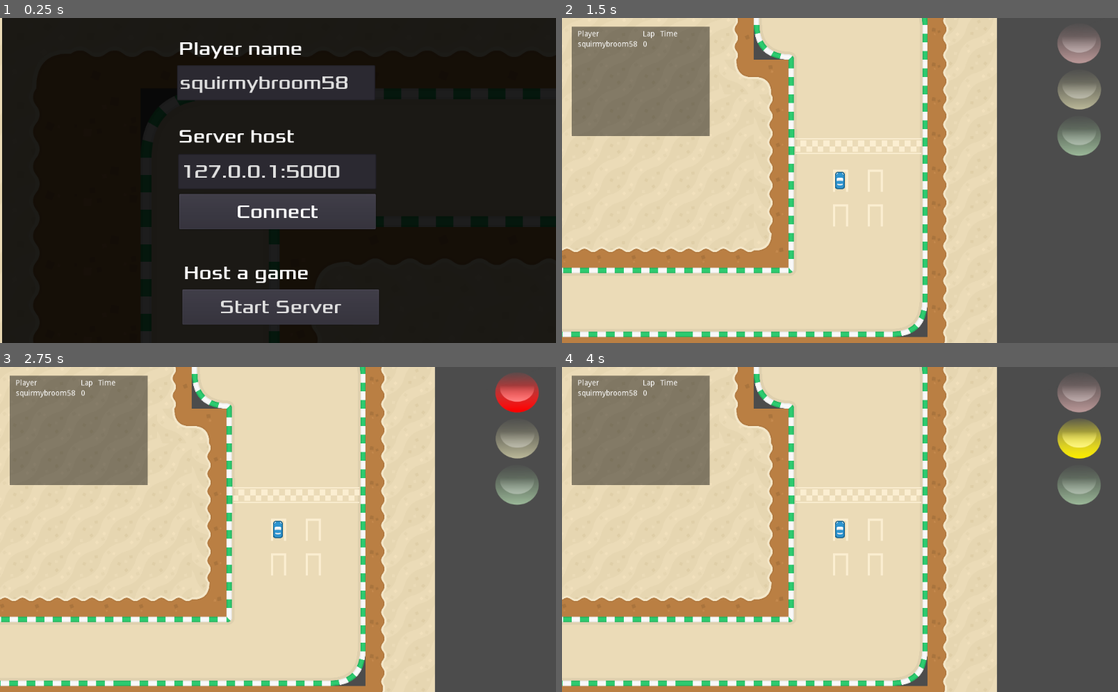
Above: before the commit, frames 1-4 (two rows, left to right).
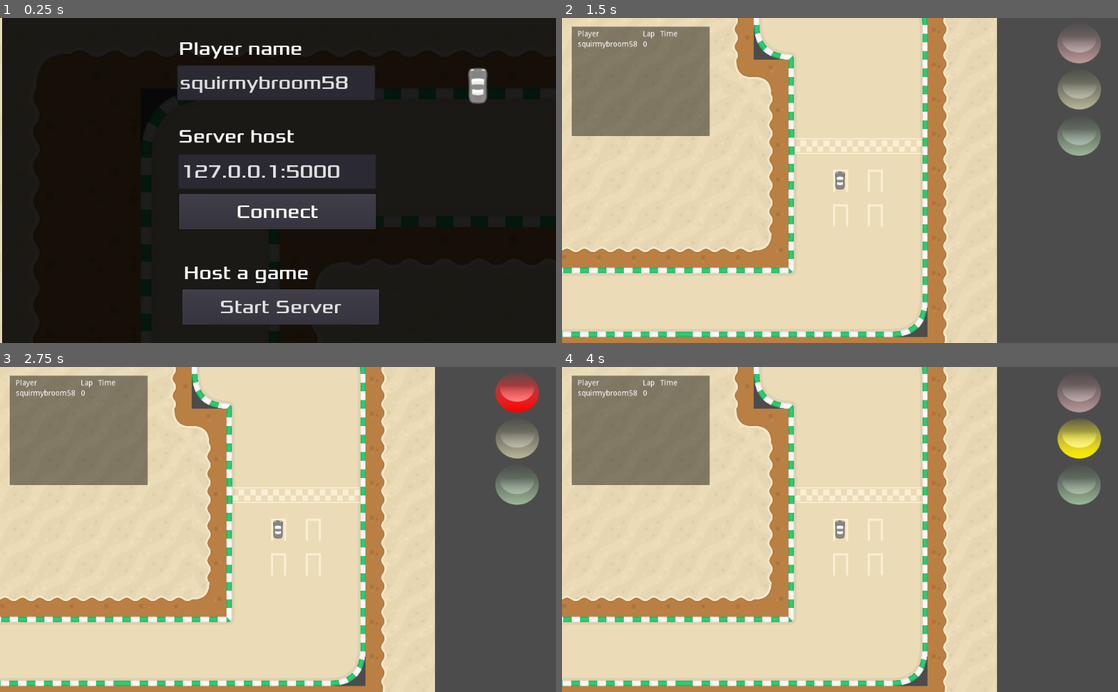
Above: after the commit, the same moments.

Repository: itjope/slide-on-slicks
Game: Godot game, scene res://World.tscn
Two runs of this game, one before a commit and one after it. Both use one fixed random seed, a clock stepped at 60 frames per second and the inputs below.
Inputs:
- Up to frame 1 (0.25 s): no input
- Up to frame 2 (1.5 s): click "Start Server" at 0.5 s; click "Start Game" at 1.25 s
- Up to frame 3 (2.75 s): tap Enter at 2 s; hold D (steer_right) from 2.03 s (still down)
- Up to frame 4 (4 s): tap Space at 2.75 s; release D (steer_right) at 2.78 s; hold S (brake) 2.78-3.53 s; hold D (steer_right) from 3.53 s (still down)

The runs differ from the first frame. In frame 1, 0.4% of the frame differs, in the area x 84-88%, y 15-27%; in frame 2, less than 0.1%; in frame 3, less than 0.1%; in frame 4, less than 0.1%.

Commit message:
Possibility to choose car

Diff:
--- a/Car.tscn
+++ b/Car.tscn
@@ -1,24 +1,27 @@
-[gd_scene load_steps=4 format=2]
+[gd_scene load_steps=6 format=2]
 
 [ext_resource path="res://Car.gd" type="Script" id=1]
-[ext_resource path="res://assets/spritesheet_vehicles.png" type="Texture" id=2]
+[ext_resource path="res://assets/cars/pickup.png" type="Texture" id=2]
+[ext_resource path="res://assets/cars/car1.png" type="Texture" id=3]
 
 [sub_resource type="CapsuleShape2D" id=1]
 radius = 19.2848
 height = 28.0694
 
+[sub_resource type="SpriteFrames" id=2]
+animations = [ {
+"frames": [ ExtResource( 3 ), ExtResource( 2 ) ],
+"loop": true,
+"name": "default",
+"speed": 5.0
+} ]
+
 [node name="Car" type="KinematicBody2D"]
+light_mask = 0
 script = ExtResource( 1 )
 __meta__ = {
 "_edit_group_": true
 }
-
-[node name="Sprite" type="Sprite" parent="."]
-show_behind_parent = true
-rotation = 1.5708
-texture = ExtResource( 2 )
-region_enabled = true
-region_rect = Rect2( 636.358, 67.3656, 36.9383, 64.1975 )
 
 [node name="CollisionShape2D" type="CollisionShape2D" parent="."]
 position = Vector2( 0, -1 )
@@ -28,3 +31,10 @@
 [node name="Camera2D" type="Camera2D" parent="."]
 current = true
 zoom = Vector2( 2, 2 )
+
+[node name="Sprite" type="AnimatedSprite" parent="."]
+light_mask = -2147483647
+rotation = 4.71239
+frames = SubResource( 2 )
+frame = 1
+flip_v = true
--- a/Server.gd
+++ b/Server.gd
@@ -3,17 +3,22 @@
 const PORT        = 5000
 
 var player_info = {}
-var my_info = { name = "Player 1" }
+
+var my_info = { name = "Player 1", "car": 0 }
 var serverOrJoin = null
 var lobby = null
 
-signal start_game(my_info, player_info)
+signal start_game(my_info, player_info, opts)
 
 func _ready():
 	serverOrJoin = $ServerOrJoin
 	lobby = $Lobby
-	serverOrJoin.get_node("StartServer").connect("pressed", self, "_start_server")
-	serverOrJoin.get_node("JoinServer").connect("pressed", self, "_start_client")
+#	serverOrJoin.get_node("StartServer").connect("pressed", self, "_start_server")
+#	serverOrJoin.get_node("JoinServer").connect("pressed", self, "_start_client")
+
+	serverOrJoin.connect("start_server", self, "_start_server")
+	serverOrJoin.connect("join_server", self, "_start_client")
+
 	lobby.connect("game_options", self, "start")
 
 	get_tree().connect("network_peer_connected", self, "_player_connected")
@@ -22,29 +27,35 @@
 	get_tree().connect("connection_failed", self, "_connected_fail")
 	get_tree().connect("server_disconnected", self, "_server_disconnected")
 
-func _start_server():
-	_serverOrJoinCompleted()
+func _start_server(opts):
+	_serverOrJoinCompleted(opts)
+
 	var peer = NetworkedMultiplayerENet.new()
 	peer.create_server(PORT, 4)
 	get_tree().network_peer = peer
 
-func _serverOrJoinCompleted():
-	my_info.name = serverOrJoin.get_node("PlayerNameInput").text
+#	my_info.name = serverOrJoin.get_node("PlayerNameInput").text
+#	lobby.get_node("Players").add_item(my_info.name)
+
+	self.add_child(lobby)
+
+func _start_client(opts):
+	var peer = NetworkedMultiplayerENet.new()
+	var serverInputValue = opts.server
+	var serverHost = serverInputValue.split(":")[0]
+	var serverPort = serverInputValue.split(":")[1]
+	peer.create_client(serverHost, PORT)
+	get_tree().network_peer = peer
+	_serverOrJoinCompleted(opts)
+
+func _serverOrJoinCompleted(opts):
+	my_info.name = opts.playerName
+	my_info.car = opts.car
 	lobby.get_node("Players").add_item(my_info.name)
 
 	serverOrJoin.hide()
 	lobby.show()
 	self.add_child(lobby)
-
-func _start_client():
-	var peer = NetworkedMultiplayerENet.new()
-	var serverInputValue = serverOrJoin.get_node("ServerInput").text
-	var serverHost = serverInputValue.split(":")[0]
-	var serverPort = serverInputValue.split(":")[1]
-	peer.create_client(serverHost, PORT)
-	get_tree().network_peer = peer
-	_serverOrJoinCompleted()
-
 
 
 func start(gameOptions):
--- a/ServerOrJoin.gd
+++ b/ServerOrJoin.gd
@@ -1,4 +1,7 @@
 extends Control
+
+signal join_server(opts)
+signal start_server(opts)
 
 func _ready():
 	randomize()
@@ -7,3 +10,22 @@
 		number = randi() % 51 + 10
 
 	self.get_node("PlayerNameInput").text = "squirmybroom" + str(number)
+
+	$StartServer.connect("pressed", self, "_start_server")
+	$JoinServer.connect("pressed", self, "_join_server")
+
+func _on_ChooseCar_pressed():
+	$ChooseCar/Car.frame = ($ChooseCar/Car.frame + 1) % 2
+
+func getOptions():
+	return {
+		"playerName": $PlayerNameInput.text,
+		"car": $ChooseCar/Car.frame,
+		"server": $ServerInput.text
+		 }
+
+func _start_server():
+	emit_signal("start_server", getOptions())
+
+func _join_server():
+	emit_signal("join_server", getOptions())
--- a/ServerOrJoin.tscn
+++ b/ServerOrJoin.tscn
@@ -1,7 +1,17 @@
-[gd_scene load_steps=3 format=2]
+[gd_scene load_steps=6 format=2]
 
 [ext_resource path="res://fonts/xolonium/Xolonium.tres" type="DynamicFont" id=1]
 [ext_resource path="res://ServerOrJoin.gd" type="Script" id=2]
+[ext_resource path="res://assets/cars/pickup.png" type="Texture" id=3]
+[ext_resource path="res://assets/cars/car1.png" type="Texture" id=4]
+
+[sub_resource type="SpriteFrames" id=1]
+animations = [ {
+"frames": [ ExtResource( 4 ), ExtResource( 3 ) ],
+"loop": true,
+"name": "default",
+"speed": 5.0
+} ]
 
 [node name="ServerOrJoin" type="Control"]
 anchor_right = 1.0
@@ -134,3 +144,17 @@
 __meta__ = {
 "_edit_use_anchors_": false
 }
+
+[node name="ChooseCar" type="TextureButton" parent="."]
+margin_left = 824.009
+margin_top = 88.545
+margin_right = 929.009
+margin_bottom = 179.545
+__meta__ = {
+"_edit_use_anchors_": false
+}
+
+[node name="Car" type="AnimatedSprite" parent="ChooseCar"]
+position = Vector2( 52.0586, 38.111 )
+frames = SubResource( 1 )
+[connection signal="pressed" from="ChooseCar" to="." method="_on_ChooseCar_pressed"]
--- a/SettingSlider.tscn
+++ b/SettingSlider.tscn
@@ -6,6 +6,9 @@
 margin_right = 332.0
 margin_bottom = 25.0
 custom_constants/separation = 15
+__meta__ = {
+"_edit_use_anchors_": false
+}
 
 [node name="Label" type="Label" parent="."]
 margin_right = 133.0
--- a/Track.gd
+++ b/Track.gd
@@ -43,6 +43,7 @@
 
 	var selfPeerID = get_tree().get_network_unique_id()
 	var car = Car.instance()
+	car.get_node("Sprite").frame = my_info.car
 	car.position=start_positions[0]["pos"]
 	car.rotation=start_positions[0]["angle"]
 	car.set_name(str(selfPeerID))
--- a/World.tscn
+++ b/World.tscn
@@ -363,14 +363,14 @@
 visible = false
 position = Vector2( 887.4, 101.938 )
 frames = SubResource( 16 )
-frame = 1
+frame = 2
 playing = true
 
 [node name="WhiteFlag" type="AnimatedSprite" parent="Race"]
 visible = false
 position = Vector2( 887.4, 100.07 )
 frames = SubResource( 17 )
-frame = 4
+frame = 2
 playing = true
 
 [node name="Server" parent="." instance=ExtResource( 5 )]
@@ -395,6 +395,6 @@
 [connection signal="show_lobby" from="Race" to="Server" method="_on_Race_show_lobby"]
 [connection signal="green_light" from="Race/TrafficLight" to="Race" method="_on_TrafficLight_green_light"]
 [connection signal="timeout" from="Race/TrafficLight/Timer" to="Race/TrafficLight" method="_on_Timer_timeout"]
+[connection signal="start_game" from="Server" to="Race/TrafficLight" method="_on_Server_start_game"]
+[connection signal="start_game" from="Server" to="Race" method="_on_Server_start_game"]
 [connection signal="start_game" from="Server" to="Track" method="_on_Server_start_game"]
-[connection signal="start_game" from="Server" to="Race" method="_on_Server_start_game"]
-[connection signal="start_game" from="Server" to="Race/TrafficLight" method="_on_Server_start_game"]
Binary file added: assets/cars/car1.png
Not shown, added: assets/cars/car1.png.import
Binary file added: assets/cars/pickup.png
Not shown, added: assets/cars/pickup.png.import
